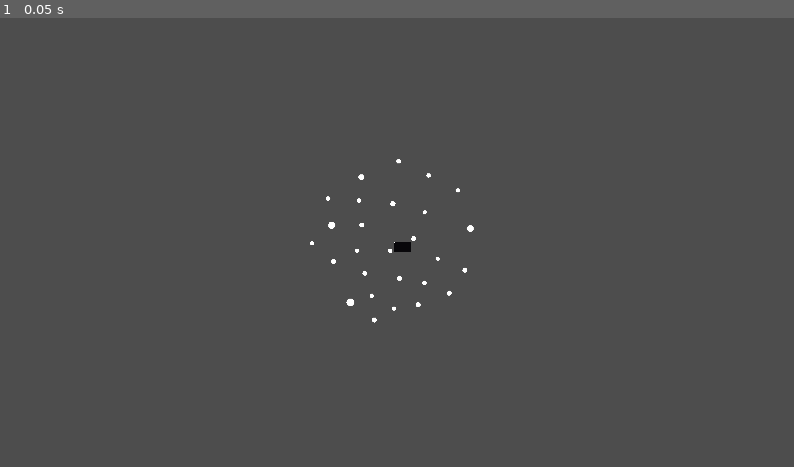
Above: before the commit, frame 1.
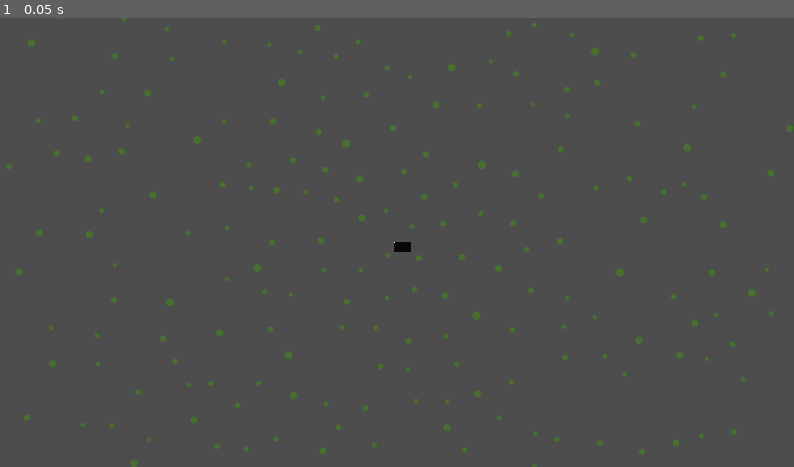
Above: after the commit, the same moment.

Repository: Erica-99/TinyWorld
Game: Godot game, scene res://scenes/star_map.tscn
The game is run twice, just before and just after one commit, with the same random seed, the same clock (stepped at 60 frames per second) and the same inputs. The project has no main scene, so this scene is started directly. The engine's default icon, where the game draws it, is replaced by a stand-in: a white triangle on a blue panel in a dark square.
Inputs:
- Up to frame 1 (0.05 s): no input

The runs differ from the first frame. In frame 1, 1.4% of the frame differs, in the area x 0-100%, y 0-100%.

Commit message:
Add planet settings generation and handling

Diff:
--- a/project.godot
+++ b/project.godot
@@ -13,10 +13,6 @@
 config/name="TinyWorld"
 config/features=PackedStringArray("4.6", "Forward Plus")
 config/icon="res://icon.svg"
-
-[autoload]
-
-ENUMS="*uid://b05cf56fos8yt"
 
 [display]
 
--- a/scenes/planetBox.tscn
+++ b/scenes/planetBox.tscn
@@ -1,6 +1,6 @@
 [gd_scene format=3 uid="uid://bu2kr8cklk7p1"]
 
-[ext_resource type="Script" uid="uid://cxloe57uv8mdb" path="res://scripts/planet_gravity.gd" id="1_pl6jd"]
+[ext_resource type="Script" uid="uid://cxloe57uv8mdb" path="res://scripts/planet.gd" id="1_pl6jd"]
 
 [sub_resource type="SphereMesh" id="SphereMesh_bymth"]
 radius = 5.0
@@ -8,26 +8,6 @@
 
 [sub_resource type="CircleShape2D" id="CircleShape2D_dxv0p"]
 radius = 30.0
-
-[sub_resource type="GDScript" id="GDScript_6554r"]
-script/source = "extends RigidBody2D
-
-@export var biome: ENUMS.PlanetType
-@export var size: float = 1
-@export var health: int = 10
-
-@export_group(\"Resources\")
-@export var biomass: int = 1
-@export var carbon: int = 1
-@export var minerals: int = 1
-
-
-func set_biome_and_generate_stats(set_biome: ENUMS.PlanetType):
-	biome = set_biome
-
-	# Generate stats based on biome
-	pass
-"
 
 [sub_resource type="CircleShape2D" id="CircleShape2D_ysjy8"]
 radius = 5.0
@@ -49,7 +29,6 @@
 gravity_scale = 0.0
 lock_rotation = true
 freeze = true
-script = SubResource("GDScript_6554r")
 
 [node name="PlanetHitbox" type="CollisionShape2D" parent="PlanetBody" unique_id=1480384573]
 shape = SubResource("CircleShape2D_ysjy8")
--- a/scenes/star_map.tscn
+++ b/scenes/star_map.tscn
@@ -13,6 +13,7 @@
 
 [node name="StarMap" type="Node2D" unique_id=1717163525]
 script = ExtResource("1_fp76q")
+max_distance = 100000.0
 
 [node name="Planets" type="Node2D" parent="." unique_id=1292802495]
 
--- a/scripts/ENUMS.gd
+++ b/scripts/ENUMS.gd
@@ -1,4 +1,5 @@
-extends Node
+extends Object
+class_name ENUMS
 
 enum PlanetType {
 	METEOR,
--- /dev/null
+++ b/scripts/PLANETS.gd
@@ -0,0 +1,73 @@
+extends Object
+class_name PLANETS
+
+static func get_settings(biome: ENUMS.PlanetType) -> PlanetSettings:
+	var gravity_modifier: float
+	var test_color: Color
+	var health: int
+	var carbon_density: int
+	var biomass_density: int
+	var mineral_density: int
+
+	match biome:
+		ENUMS.PlanetType.METEOR:
+			gravity_modifier = 0
+			test_color = Color(0.259, 0.259, 0.259, 1.0)
+			health = 10
+			carbon_density = 3
+			biomass_density = 0
+			mineral_density = 0
+		ENUMS.PlanetType.BARREN:
+			gravity_modifier = 1
+			test_color = Color(0.435, 0.35, 0.169, 1.0)
+			health = 10
+			carbon_density = 1
+			biomass_density = 0
+			mineral_density = 3
+		ENUMS.PlanetType.HEALTHY:
+			gravity_modifier = 1
+			test_color = Color(0.28, 0.436, 0.19, 1.0)
+			health = 10
+			carbon_density = 1
+			biomass_density = 4
+			mineral_density = 1
+		ENUMS.PlanetType.ECUMENOPOLIS:
+			gravity_modifier = 0
+			test_color = Color(0.147, 0.2, 0.447, 1.0)
+			health = 10
+			carbon_density = 5
+			biomass_density = 2
+			mineral_density = 1
+
+	var settings := PlanetSettings.new()
+	settings.gravity_modifier = gravity_modifier
+	settings.test_color = test_color
+	settings.health = health
+	settings.carbon_density = carbon_density
+	settings.biomass_density = biomass_density
+	settings.mineral_density = mineral_density
+
+	return settings
+
+static func get_size(biome: ENUMS.PlanetType) -> float:
+	var size: float
+
+	match biome:
+		ENUMS.PlanetType.METEOR:
+			var average_size = 25
+			var standard_deviation = 5
+			size = randfn(average_size, standard_deviation)
+		ENUMS.PlanetType.BARREN:
+			var average_size = 300
+			var standard_deviation = 50
+			size = randfn(average_size, standard_deviation)
+		ENUMS.PlanetType.HEALTHY:
+			var average_size = 340
+			var standard_deviation = 60
+			size = randfn(average_size, standard_deviation)
+		ENUMS.PlanetType.ECUMENOPOLIS:
+			var average_size = 400
+			var standard_deviation = 30
+			size = randfn(average_size, standard_deviation)
+
+	return size
--- a/scripts/StarMap.gd
+++ b/scripts/StarMap.gd
@@ -1,9 +1,15 @@
 extends Node2D
 
 
-@export var planetcount = 1000
 @export var min_planet_size: float = 100
 @export var max_planet_size: float = 200
+@export var max_distance: float = 20000
+
+@export_category("Planet Counts")
+@export var max_cities: int = 10
+@export var max_healthy: int = 30
+@export var max_wasteland: int = 40
+@export var max_meteor: int = 1000
 
 @onready var planet = preload("res://scenes/planetBox.tscn")
 @onready var planetlist = $Planets
@@ -19,13 +25,13 @@
 
 func generatemap():
 	wipemap()
-	for i in range(planetcount):
+	for i in range(1000):
 		createplanet()
 
 func createplanet():
 	var newPlanet = planet.instantiate()
 	var angle := randf_range(0, TAU)
-	var distance: float = randf_range(2000,20000)
+	var distance: float = randf_range(2000,max_distance)
 	var random_offset: Vector2 = Vector2.RIGHT.rotated(angle) * distance
 
 	var size := randf_range(min_planet_size, max_planet_size)
--- a/scripts/planet_gravity.gd
+++ b/scripts/planet.gd
@@ -1,6 +1,17 @@
 extends Area2D
 
+@export var biome: ENUMS.PlanetType
+@export var size: float = 100
+@export var health: int = 10
 @export var gravity_strength: float = 1000
+
+@export_group("Resources")
+@export var biomass: int = 1
+@export var carbon: int = 1
+@export var minerals: int = 1
+
+
+
 var captured_objects: Array[RigidBody2D] = []
 
 # Called when the node enters the scene tree for the first time.
@@ -37,9 +48,17 @@
 		captured_objects.erase(body)
 
 
-func setup_planet(biome: ENUMS.PlanetType, size: float) -> void:
+func setup_planet(set_biome: ENUMS.PlanetType, set_size: float) -> void:
+	size = set_size
+	biome = set_biome
 	scale = Vector2(size, size)
-	gravity_strength = size * 100
+
+	var settings = PLANETS.get_settings(biome)
+	$MeshInstance2D.modulate = settings.test_color
+	carbon = settings.carbon_density * size
+	biomass = settings.biomass_density * size
+	minerals = settings.mineral_density * size
+	gravity_strength = size * 100 * settings.gravity_modifier
+	health = settings.health
+
 	rotation = randf_range(0, 2*PI)
-	$PlanetBody.size = size
-	$PlanetBody.set_biome_and_generate_stats(biome)
--- a/scripts/planet_body.gd
+++ /dev/null
@@ -1,17 +0,0 @@
-extends RigidBody2D
-
-@export var biome: ENUMS.PlanetType
-@export var size: float = 1
-@export var health: int = 10
-
-@export_group("Resources")
-@export var biomass: int = 1
-@export var carbon: int = 1
-@export var minerals: int = 1
-
-
-func set_biome_and_generate_stats(set_biome: ENUMS.PlanetType):
-	biome = set_biome
-
-	# Generate stats based on biome
-	pass
--- /dev/null
+++ b/scripts/planet_settings.gd
@@ -0,0 +1,9 @@
+extends Resource
+class_name PlanetSettings
+
+@export var gravity_modifier: float
+@export var test_color: Color
+@export var health: int
+@export var carbon_density: int
+@export var biomass_density: int
+@export var mineral_density: int
Not shown, added: scripts/PLANETS.gd.uid
Renamed: scripts/planet_gravity.gd.uid -> scripts/planet.gd.uid
Not shown, removed: scripts/planet_body.gd.uid
Not shown, added: scripts/planet_settings.gd.uid
